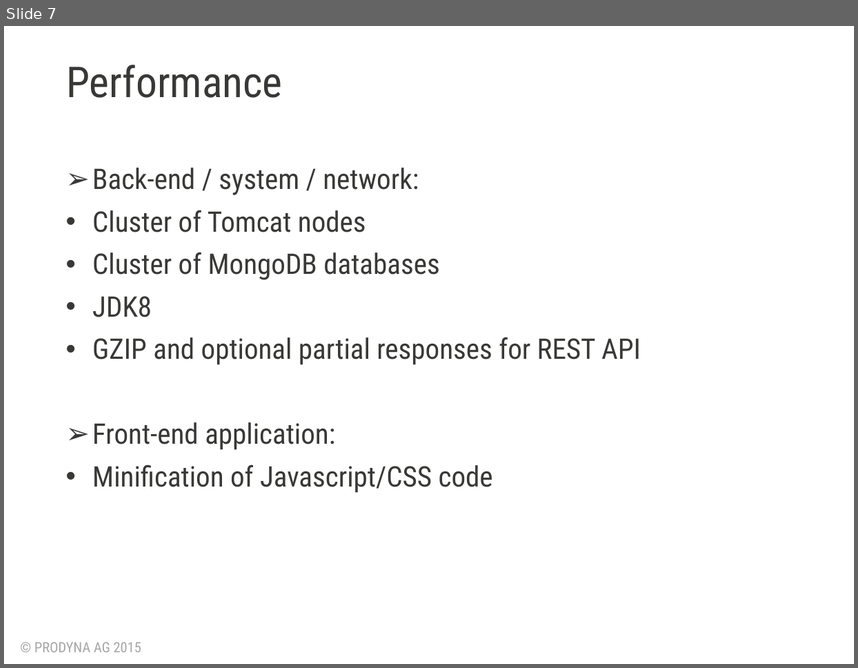
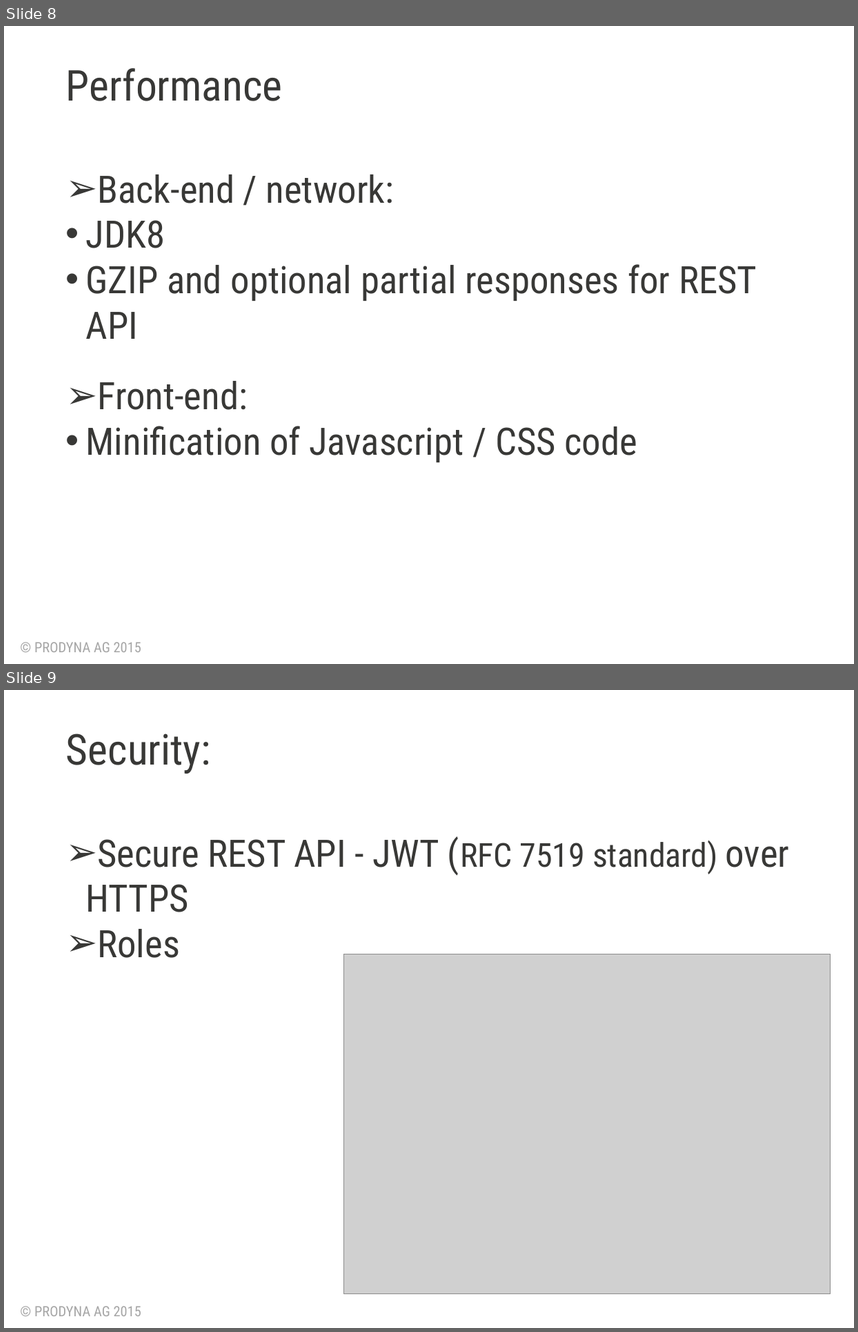
Before and after one commit to BGligorijevic/pac-slides, a slide deck: PAC-presentation.pptx. Shown one above the other, each under a label of ours: slide 7 before the commit, slides 8 and 9 after it. The pictures are 858x668 and 858x1332 pixels, drawn with LibreOffice and Linux fonts; fonts in the diff are those of the drawing; grey boxes stand for pictures; background and template pictures are left out. Boxes give left, top, right and bottom in pixels: in the first picture for what was removed or moved away, otherwise in the second. Text is boxed around its words. In the diff, an @@ line names an element or a change of style, - is before the commit and + after.

```diff
--- a/PAC-presentation.pptx
+++ b/PAC-presentation.pptx
@@ slide 9 added at [4,690,854,1328], background #FFFFFF; not listed: 1 template element that a slide beside it also shows @@
@@ text added at [66,733,211,773], 36 pt, text #383836 @@
+Security:
@@ text added at [86,839,789,958], 32 pt, text #383836 @@
+➢ Secure REST API - JWT (RFC 7519 standard) over HTTPS
+➢ Roles
@@ picture added at [344,954,831,1294] @@
@@ what was slide 7 is now slide 8 @@
@@ slide 8 changed as well @@
@@ text "Performance" at [66,68,283,101]: line spacing 0.9 to 1 @@
@@ text at [97,174,394,203]: text changed; size 24 to 32 pt @@
-➢ Back-end / system / network:
-• Cluster of Tomcat nodes
-• Cluster of MongoDB databases
+➢ Back-end / network:
@@ text at [86,220,757,339]: size 24 to 32 pt in "JDK8", "GZIP and optional partial responses for REST ..."; indent changed; line spacing 0.9 to 1; less space between paragraphs @@
@@ text at [86,381,637,462]: text changed; size 24 to 32 pt @@
-➢ Front-end application:
-• Minification of Javascript/CSS code
+➢ Front-end:
+• Minification of Javascript / CSS code
```
Also in this commit, not shown: 5 other slides changed, 4 other slides added, 2 slides removed.
